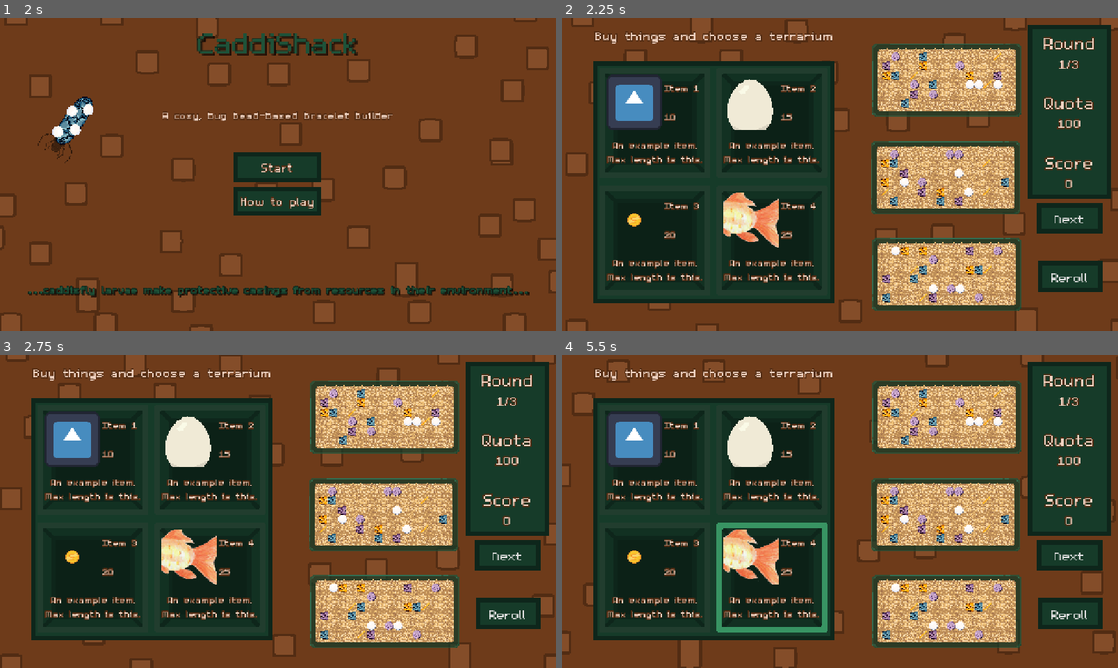
Above: before the commit, frames 1-4 (two rows, left to right).
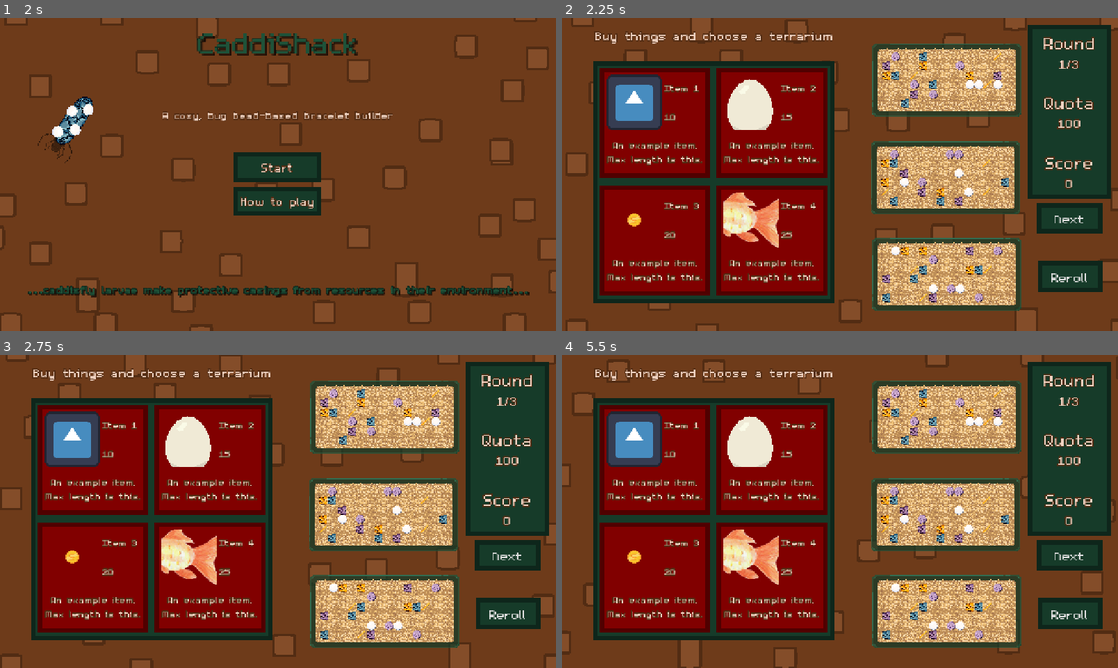
Above: after the commit, the same moments.

Repository: Splashy-Inc/caddishack
Game: Godot game, scene res://SCENES/screen_manager.tscn
Two runs of this game, one before a commit and one after it. Both use one fixed random seed, a clock stepped at 60 frames per second and the inputs below. The engine's default icon, where the game draws it, is replaced by a stand-in: a white triangle on a blue panel in a dark square.
Inputs (mouse positions are in pixels of both pictures, inside the frame that each line leads up to):
- Up to frame 1 (2 s): click "How to play" at 0.5 s; click "Back" at 1.25 s
- Up to frame 2 (2.25 s): click "Start" at 2 s
- Up to frame 3 (2.75 s): no input
- Up to frame 4 (5.5 s): click (656, 461) at 2.77 s; click (773, 461) at 3.52 s; click (656, 577) at 4.27 s; click (773, 577) at 5.02 s

Frame 1 is identical in both runs. In frame 2, 22% of the frame differs, in the area x 6-48%, y 16-89%; in frame 3, 22%; in frame 4, 22%.

Commit message:
Disable buttons when not enough score to pay

Diff:
--- a/EventBuses/RunEvents.gd
+++ b/EventBuses/RunEvents.gd
@@ -13,11 +13,14 @@
 var quota := 100
 var score := 400
 
+var new_run_info := preload("res://RESOURCES/new_run.tres")
+var test_run_info := preload("res://RESOURCES/test_run.tres")
+
 # Called when the node enters the scene tree for the first time.
 func _ready() -> void:
 	score_generated.connect(change_score)
 	round_started.connect(increment_round)
-	load_run_info(load("res://RESOURCES/test_run.tres"))
+	load_run_info(test_run_info)
 
 # Called every frame. 'delta' is the elapsed time since the previous frame.
 func _process(delta: float) -> void:
@@ -49,9 +52,7 @@
 	set_score(score + change)
 
 func reset_run():
-	set_round(0, 3)
-	set_quota(100)
-	set_score(0)
+	load_run_info(new_run_info)
 
 func load_run_info(run_info: RunInfo):
 	set_round(run_info.cur_round, run_info.max_rounds)
--- a/RESOURCES/new_run.tres
+++ b/RESOURCES/new_run.tres
@@ -1,13 +1,7 @@
-[gd_resource type="Resource" script_class="RunInfo" load_steps=5 format=3 uid="uid://b58t7gjanwb6w"]
+[gd_resource type="Resource" script_class="RunInfo" format=3 uid="uid://b58t7gjanwb6w"]
 
-[ext_resource type="Resource" uid="uid://bsvf5p0v0rvxl" path="res://RESOURCES/new_bead_pile.tres" id="1_1s7ve"]
-[ext_resource type="Script" path="res://RESOURCES/bracelet_info.gd" id="1_uoxr8"]
-[ext_resource type="Script" path="res://RESOURCES/run_info.gd" id="2_c0gfi"]
-[ext_resource type="Resource" uid="uid://b8ei6u4b6qch5" path="res://RESOURCES/new_terrarium.tres" id="4_3pcvd"]
+[ext_resource type="Script" uid="uid://cb6o2dvw1734g" path="res://RESOURCES/run_info.gd" id="2_c0gfi"]
 
 [resource]
 script = ExtResource("2_c0gfi")
-money = 500
-terrarium = ExtResource("4_3pcvd")
-bead_pile = ExtResource("1_1s7ve")
-bracelets = Array[ExtResource("1_uoxr8")]([])
+cur_round = 0
--- a/RESOURCES/run_info.gd
+++ b/RESOURCES/run_info.gd
@@ -2,7 +2,7 @@
 
 class_name RunInfo
 
-@export var cur_round := 1
+@export var cur_round := 0
 @export var max_rounds := 3
 @export var cur_quota := 100
 @export var score := 0
--- a/SCENES/SHOP/shop_item.tscn
+++ b/SCENES/SHOP/shop_item.tscn
@@ -4,8 +4,16 @@
 [ext_resource type="Texture2D" uid="uid://b4n6irf1jephl" path="res://icon.svg" id="2_37dhd"]
 [ext_resource type="StyleBox" uid="uid://dhodbg0qaumgd" path="res://RESOURCES/shop_button_hover.tres" id="2_a5qli"]
 [ext_resource type="Script" uid="uid://dr6t7ian0uru8" path="res://SCRIPTS/SHOP/shop_item.gd" id="2_khpf0"]
+[ext_resource type="Texture2D" uid="uid://b3oatx07q1rnh" path="res://ASSETS/Art/GUI/Red_Button_Background.png" id="3_imwk6"]
 [ext_resource type="Resource" uid="uid://bckrif8ccda2e" path="res://RESOURCES/example_shop_item_1.tres" id="4_a5qli"]
 [ext_resource type="LabelSettings" uid="uid://c8lwo0mgqxvin" path="res://RESOURCES/shop_item_label.tres" id="6_a5qli"]
+
+[sub_resource type="StyleBoxTexture" id="StyleBoxTexture_7cw0e"]
+texture = ExtResource("3_imwk6")
+texture_margin_left = 16.0
+texture_margin_top = 16.0
+texture_margin_right = 16.0
+texture_margin_bottom = 16.0
 
 [sub_resource type="StyleBoxEmpty" id="StyleBoxEmpty_4vdw3"]
 
@@ -54,6 +62,7 @@
 size_flags_vertical = 3
 theme_override_styles/normal = ExtResource("1_khpf0")
 theme_override_styles/hover = ExtResource("2_a5qli")
+theme_override_styles/disabled = SubResource("StyleBoxTexture_7cw0e")
 script = ExtResource("2_khpf0")
 info = ExtResource("4_a5qli")
 
--- a/SCRIPTS/SHOP/shop_item.gd
+++ b/SCRIPTS/SHOP/shop_item.gd
@@ -13,13 +13,15 @@
 # Called when the node enters the scene tree for the first time.
 func _ready() -> void:
 	load_info(info)
+	RunEvents.score_updated.connect(check_disabled)
 
 # Called every frame. 'delta' is the elapsed time since the previous frame.
 func _process(delta: float) -> void:
 	pass
 
 func _on_mouse_entered() -> void:
-	animation_player.play("highlight")
+	if not disabled:
+		animation_player.play("highlight")
 
 func _on_mouse_exited() -> void:
 	animation_player.play("RESET")
@@ -30,6 +32,10 @@
 	name_label.text = info.name
 	cost_label.text = str(info.base_cost)
 	description_label.text = info.description
+	check_disabled()
+
+func check_disabled(new_score: int = 0):
+	disabled = info.base_cost > RunEvents.score
 
 func _on_pressed() -> void:
 	ShopEvents.purchase_item(info)
